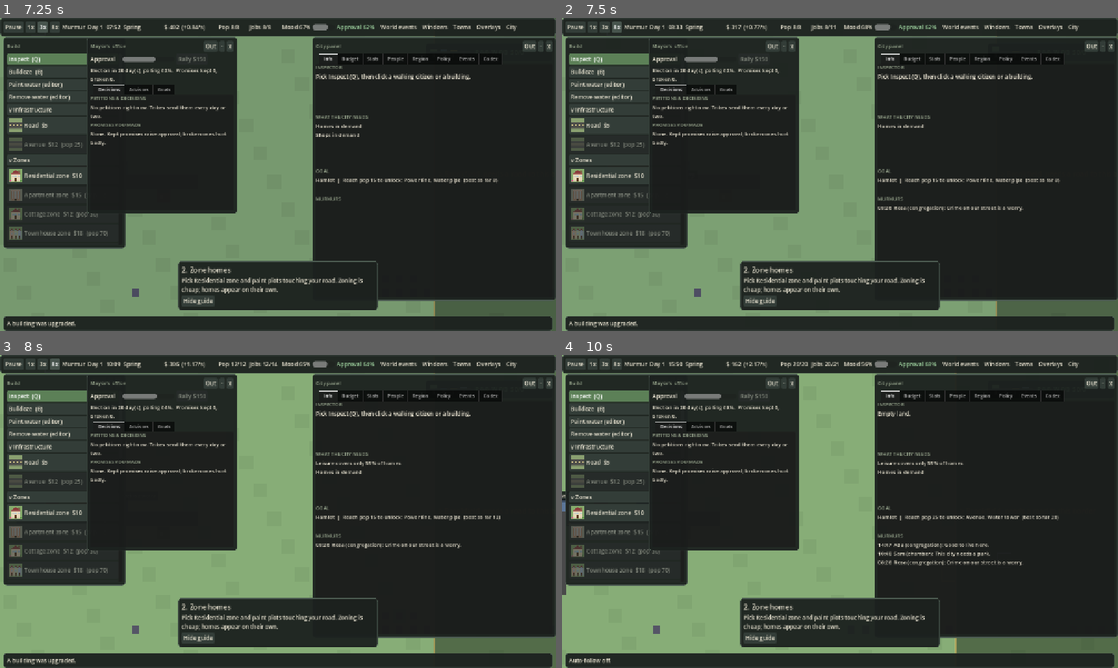
Above: before the commit, frames 1-4 (two rows, left to right).
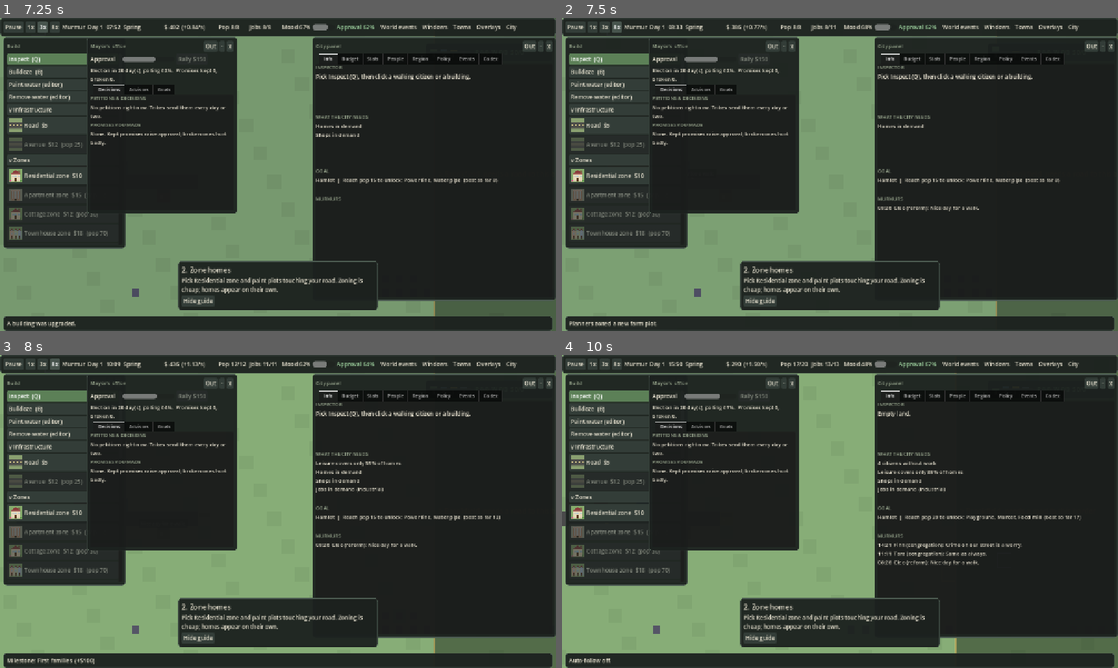
Above: after the commit, the same moments.

Repository: krugerhomeassistant/murmur
Game: Godot game, scene res://scenes/main.tscn
Two runs of this game, one before a commit and one after it. Both use one fixed random seed, a clock stepped at 60 frames per second and the inputs below.
Inputs (mouse positions are in pixels of both pictures, inside the frame that each line leads up to):
- Up to frame 1 (7.25 s): click "Normal ($300)" at 0.5 s; click "Normal ($300)" at 1.25 s; click "Show the new-player guide" at 2 s; click "Show the new-player guide" at 2.75 s; click "Start new game" at 3.5 s; tap A at 4.25, 5 s; move the mouse to (400, 158) at 4.27 s; hold D 4.28-5 s; tap Enter at 4.35 s; click (400, 158) at 4.42 s; tap Space at 4.52, 4.82 s; drag from (166, 190) to (250, 237) at 5.02 s; click "1x" at 5.75 s; click "3x" at 6.5 s
- Up to frame 2 (7.5 s): click "8x" at 7.25 s
- Up to frame 3 (8 s): no input
- Up to frame 4 (10 s): tap A at 8, 8.75 s; move the mouse to (895, 442) at 8.02 s; hold D 8.03-8.75 s; tap R at 8.1 s; drag from (812, 574) to (673, 464) at 8.77 s; move the mouse to (1006, 558) at 9.52 s; hold A from 9.53 s (still down); tap F at 9.6 s; tap Space at 9.77 s

Frame 1 is identical in both runs. In frame 2, 0.4% of the frame differs, in the area x 1-83%, y 2-99%; in frame 3, 0.6%; in frame 4, 1.4%, in the area x 0-94%, y 1-77%.

Commit message:
Efficiency engine: mood scales building instead of halting it

Diff:
--- a/client/scripts/city.gd
+++ b/client/scripts/city.gd
@@ -23,6 +23,7 @@
 const WALK := 2.4  # cells per sim second
 const GROW_COST := 25.0
 const BUILD_SECS := 8.0
+const EFF_FULL_MOOD := 0.5  # from this mood up the town works at full efficiency; below it efficiency falls in a straight line to 0 at mood 0
 const DIRS: Array[Vector2i] = [Vector2i(1, 0), Vector2i(-1, 0), Vector2i(0, 1), Vector2i(0, -1)]
 
 
@@ -1806,14 +1807,14 @@
 			continue
 		if lvl[i] == 0:
 			if build[i] > 0.0:
-				build[i] += maxf(mod("build_mult"), 1.0) / BUILD_SECS
+				build[i] += maxf(mod("build_mult"), 1.0) / BUILD_SECS * efficiency()
 				if build[i] >= 1.0:
 					build[i] = 0.0
 					lvl[i] = 1
 					msg = "A new %s opened." % String(Catalog.DEFS[t]["n"]).to_lower().replace(" zone", "")
 			else:
 				empties.append(i)
-		elif lvl[i] < int(Catalog.DEFS[t]["max"]) and mood > 0.35 and dem_for(t) > 0.15 and coins > GROW_COST * scale * 4.0 + saving_for and rng.randf() < 0.08 and _can_upgrade(i):
+		elif lvl[i] < int(Catalog.DEFS[t]["max"]) and dem_for(t) > 0.15 and coins > GROW_COST * scale * 4.0 + saving_for and rng.randf() < 0.08 * efficiency() and _can_upgrade(i):
 			lvl[i] += 1
 			coins -= GROW_COST * scale * 1.6
 			msg = "A building was upgraded."
@@ -1827,6 +1828,12 @@
 		coins -= cost
 		build[i] = 0.01
 		starts += 1
+
+
+## How well the town gets things done, 0 to 1: construction speed, upgrades and how often the planner zones all scale with it.
+## Mood never halts building by itself; only mood 0 does (docs/wiki/economy.md, "Efficiency").
+func efficiency() -> float:
+	return clampf(mood / EFF_FULL_MOOD, 0.0, 1.0)
 
 
 ## Housing upgrades are paid for by the people who live there; businesses upgrade when customers have money to spend.
@@ -2119,10 +2126,10 @@
 	if coins < saving_for:
 		return
 	if mood < (0.38 if pop >= 40 else 0.25):  # tiny towns must be allowed to bootstrap
-		if _plan_service(true):  # raise mood first, otherwise a low-mood town never zones again
+		if _plan_service(true):  # raise mood first
 			return
-		if res_dem <= 0.3:  # nothing left to build for mood: a town that needs homes must still grow, not sit on its treasury
-			return
+	if rng.randf() >= efficiency():  # an unhappy town zones less often, never not at all
+		return
 	var open := 0
 	for i in cells:
 		if is_zone(grid[i]) and lvl[i] == 0:
--- /dev/null
+++ b/client/tests/efficiency.gd
@@ -0,0 +1,58 @@
+extends SceneTree
+# Efficiency: mood scales construction speed instead of switching it off; only mood 0 stops it.
+func _progress(mood: float) -> float:
+	var sig := Signals.new()
+	var c := City.new(sig)
+	c.seed_start()
+	c.next_fire = 9999.0
+	c.coins = 100000.0
+	var cell := -1
+	for i in c.cells:
+		if c.grid[i] == City.T.EMPTY and c.water[i] == 0 and c._road_next_to(i) >= 0:
+			cell = i
+			break
+	if cell < 0:
+		return -1.0
+	c.grid[cell] = City.T.RES
+	c._scan()
+	if c.connected[cell] == 0:
+		return -1.0
+	c.build[cell] = 0.01
+	c.mood = mood
+	c._grow()
+	return c.build[cell] - 0.01
+
+
+func _init() -> void:
+	var ok := true
+	var sig := Signals.new()
+	var c := City.new(sig)
+	for m in [0.0, 0.1, 0.25, 0.5, 0.9]:
+		c.mood = m
+		print("mood %.2f -> efficiency %.2f" % [m, c.efficiency()])
+	c.mood = 0.0
+	if c.efficiency() != 0.0:
+		ok = false
+		print("FAIL efficiency at mood 0")
+	c.mood = 0.05
+	if c.efficiency() <= 0.0:
+		ok = false
+		print("FAIL efficiency 0 above mood 0")
+	c.mood = 0.5
+	if c.efficiency() != 1.0:
+		ok = false
+		print("FAIL full efficiency at 0.5")
+	var lo := _progress(0.15)
+	var hi := _progress(0.6)
+	var zero := _progress(0.0)
+	if lo < 0.0 or hi < 0.0:
+		print("note: no connected zone in the seed town, construction check skipped")
+	else:
+		if not (lo > 0.0 and lo < hi):
+			ok = false
+			print("FAIL construction at low mood: %.4f vs %.4f" % [lo, hi])
+		if absf(zero) > 0.000001:
+			ok = false
+			print("FAIL construction at mood 0: %.4f" % zero)
+	print("EFFICIENCY_OK" if ok else "EFFICIENCY_FAIL")
+	quit(0 if ok else 1)
Not shown, added: client/tests/efficiency.gd.uid
Not shown, changed: .github/workflows/ci.yml
Not shown, changed: CHANGELOG.md
Not shown, changed: docs/wiki/citizens.md
Not shown, changed: docs/wiki/economy.md
Not shown, changed: docs/wiki/networks.md
Not shown, changed: docs/wiki/planner.md
